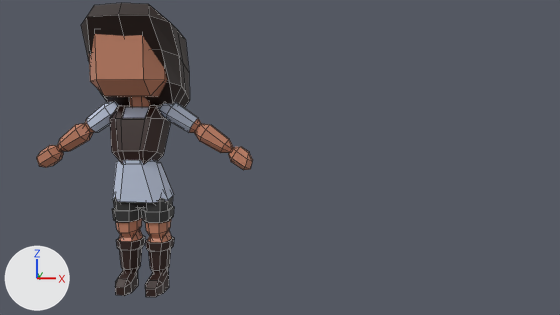
The Blender file RPG-Game-Blender/Characters/Kena.blend: old version first, new version second.
Before and after are seen from the file's camera 'Camera'. The axes (+X, +Y, +Z) are drawn at lower left. The lights are the same throughout. Mesh edges are drawn as thin lines.
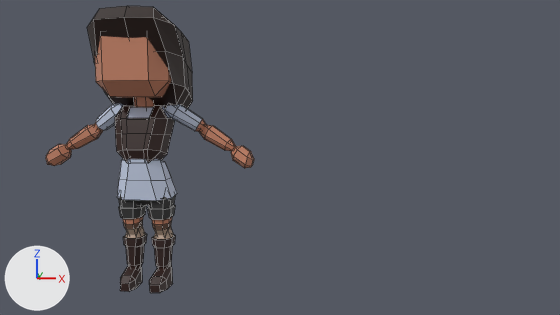
ob_lattice is not drawn itself; it is used by a modifier of ob_cube.

Boxes [x1, y1, x2, y2] around the edits, measured in the pictures (560 x 315 px; the box of a moved part takes in the faces that stretch with it):
'Cube.015', reshaped, moved: before [37, 34, 253, 297]; after [46, 36, 254, 293]
'Cube', deleted (black): before [81, 3, 190, 108]
'Cube.011', added (black): after [87, 6, 193, 109]
part 1 of me_cube_023, moved or reshaped: before [112, 196, 174, 272]; after [117, 159, 177, 268]
part 2 of me_cube_023, moved or reshaped: before [37, 101, 253, 170]; after [46, 103, 254, 168]
part 3 of me_cube_023, recoloured: before [117, 227, 172, 243]; after [125, 225, 174, 239]

Patch to the scene script:
```diff
--- a/RPG-Game-Blender/Characters/Kena.blend.py
+++ b/RPG-Game-Blender/Characters/Kena.blend.py
@@ mat_sock_rim @@
+mat_sock_rim = principled_material('Sock Rim')
+mat_sock_rim.base_color = (0.119, 0.0618, 0.0384)  # brown #614637
@@ mat_socks @@
+mat_socks = principled_material('Socks')
+mat_socks.base_color = (0.448, 0.327, 0.246)  # beige #b39b88
@@ me_cube_023 @@
 # used by ob_cube_015; location = (0.0, -0.094, 0.714); rotation_euler = (0.0483, 0.0, 0.0), in degrees (2.8, 0, 0); scale = (0.21, 0.154, 0.141)
-me_cube_023.from_pydata(...)  # 528 vertices, 560 faces; spans x -3.68..3.68, y -1.54..1.78, z -5.13..7.9
+me_cube_023.from_pydata(...)  # 564 vertices, 596 faces; spans x -3.63..3.63, y -1.54..1.78, z -5.13..7.9
+# me_cube_023 part 1: 204 vertices moved from x -0.97..0.97, y -0.65..0.61, z -4.6..-0.08 to x -0.92..0.92, y -0.62..0.52, z -4.6..-0.09; 24 vertices added at x -0.81..0.81, y -0.8..0.63, z -1.9..0.41
+# me_cube_023 part 2: 108 vertices moved from x -3.61..3.68, y -0.22..0.84, z 0.85..4.13 to x -3.56..3.63, y -0.14..0.97, z 0.84..4.07; 36 vertices removed from x -3.68..-0.66, y -0.22..0.78, z 0.85..4.1; 48 vertices added at x -3.63..0.82, y -0.77..0.97, z 0.86..4.07
+# me_cube_023 part 3: 36 faces spanning x -0.81..0.81, y -0.46..0.44, z -2.7..-2.06 switch from mat_skin (orange #c58266) to mat_socks (beige #b29b88)
 me_cube_023.materials.append(mat_leather)
@@ me_cube_023 @@
 me_cube_023.materials.append(mat_shirt)
+me_cube_023.materials.append(mat_sock_rim)  # brown #614637
@@ me_cube_002 @@
+me_cube_002.from_pydata(...)  # 54 vertices, 56 faces; spans x -1.46..1.53, y -1.79..2.33, z 2.79..8.34
+me_cube_002.materials.append(mat_hair)  # black #210a00
@@ ob_cube_015 @@
 ob_cube_015 = bpy.data.objects.new('Cube.015', me_cube_023)
-ob_cube_015.location = (0.0, -0.094, 0.714)
+ob_cube_015.location = (0.0, -0.024, 0.714)
 ob_cube_015.rotation_euler = (0.0483, 0.0, 0.0)  # degrees (2.8, 0, 0)
@@ ob_cube @@
-ob_cube = bpy.data.objects.new('Cube', me_cube)
-ob_cube.location = (0.0, -0.08, 1.598)
-ob_cube.scale = (0.274, 0.274, 0.274)
-_m = ob_cube.modifiers.new('Bevel', 'BEVEL')
-_m.width = 0.36
-_m.width_pct = 0.36
-_m = ob_cube.modifiers.new('Lattice', 'LATTICE')
-_m.object = ob_lattice
@@ ob_lattice @@
-ob_lattice = bpy.data.objects.new('Lattice', lat_lattice)
-ob_lattice.location = (0.0168, -0.0963, 1.542)
-ob_lattice.scale = (0.805, 0.805, 0.805)
@@ ob_cube_011 @@
+ob_cube_011 = bpy.data.objects.new('Cube.011', me_cube_002)
+ob_cube_011.location = (0.0, -0.024, 0.714)
+ob_cube_011.rotation_euler = (0.0483, 0.0, 0.0)  # degrees (2.8, 0, 0)
+ob_cube_011.scale = (0.21, 0.154, 0.141)
```
